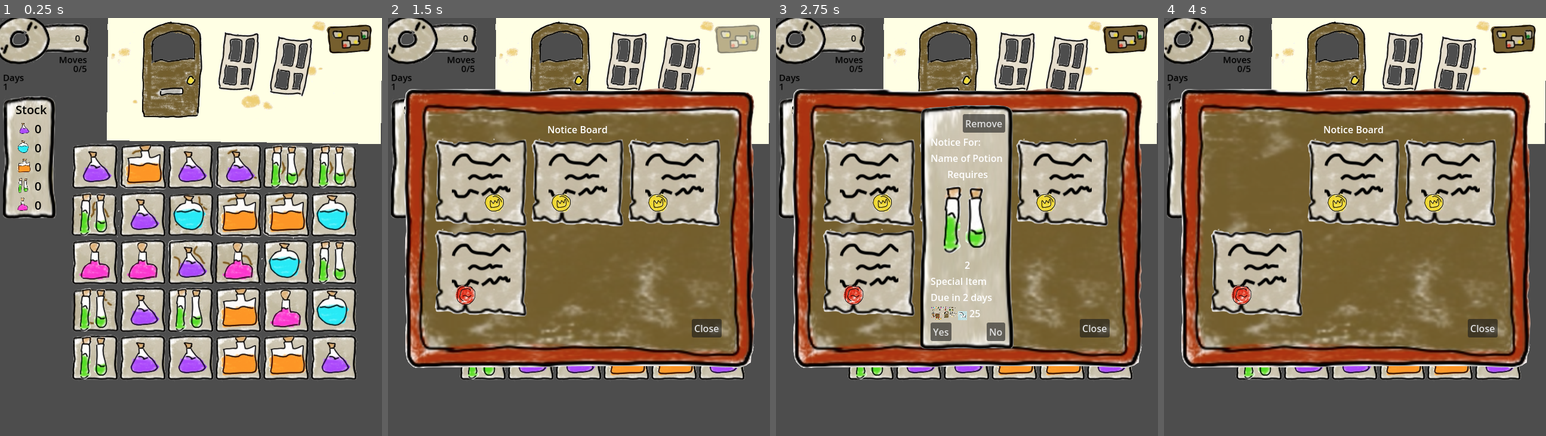
Above: before the commit, frames 1-4 (left to right).
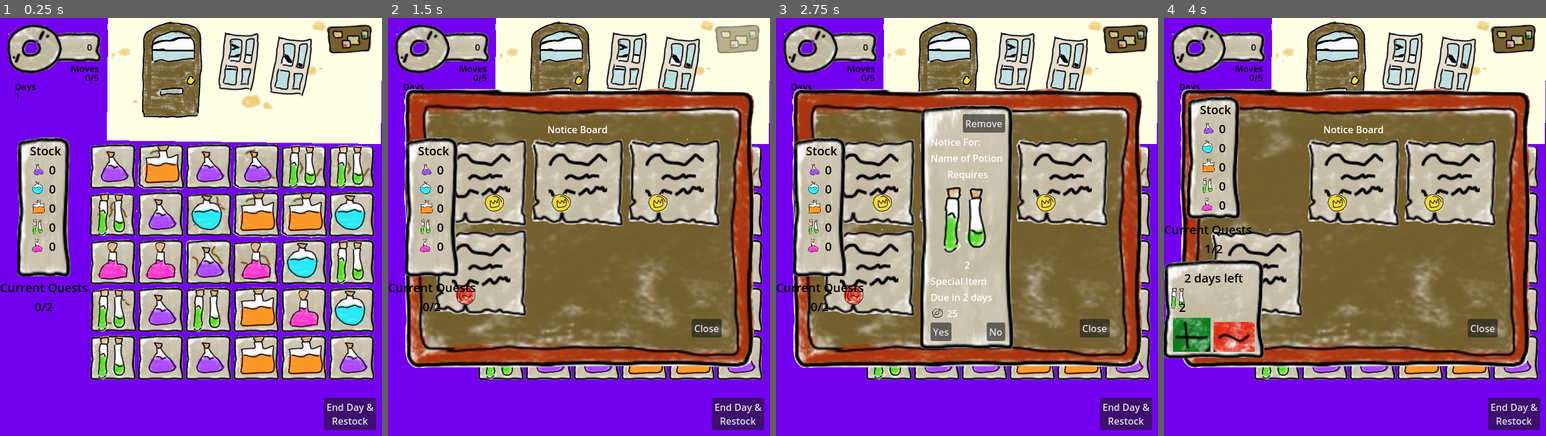
Above: after the commit, the same moments.

Repository: cncarey/PirateSoftwareJam15
Game: Godot game, scene res://Scenes/MainShop.tscn
Two runs of this game, one before a commit and one after it. Both use one fixed random seed, a clock stepped at 60 frames per second and the inputs below. Before the commit the project has no main scene; this scene is started directly in both runs.
Inputs (mouse positions are in pixels of both pictures, inside the frame that each line leads up to):
- Up to frame 1 (0.25 s): no input
- Up to frame 2 (1.5 s): click (739, 415) at 0.5 s, where only the run after the commit has a clickable "End Day & Restock"; click (735, 38) at 1.25 s
- Up to frame 3 (2.75 s): click (867, 181) at 2.02 s
- Up to frame 4 (4 s): click "Remove" at 2.75 s; click "Yes" at 3.5 s

The runs differ from the first frame. In frame 1, 69% of the frame differs, in the area x 0-100%, y 0-100%; in frame 2, 31%; in frame 3, 31%; in frame 4, 35%.

Commit message:
#5 display added quests and payout quest when they are complete
#5 display added quests and payout quest when they are complete

Diff:
--- /dev/null
+++ b/Effects/Shanders/shine.gdshader
@@ -0,0 +1,29 @@
+shader_type canvas_item;
+
+// --- Includes --- //
+//#include "res://shaders/includes/generic_functions.gdshaderinc"
+
+// --- Uniforms --- //
+uniform vec4 shine_color: source_color = vec4(1.0, 1.0, 1.0, 0.25);
+
+uniform float line_width: hint_range(0.0, 2.0, 0.01) = 0.1;
+uniform float angle: hint_range(0.0, 6.28318530718, 0.1308996939) = 0.785398163397;
+
+uniform float speed: hint_range(0.0, 10.0, 0.1) = 1.0;
+uniform float wait_cycles: hint_range(0.0, 10.0, 0.1) = 1.0;
+uniform bool start = false;
+// --- Functions --- //
+vec2 rotate_precalculated(vec2 _pos, float _sine, float _cosine) {
+	return vec2(_pos.x * _cosine + _pos.y * -_sine, _pos.x * _sine + _pos.y * _cosine);
+}
+
+void fragment() {
+	if (start){
+		float sine = sin(angle);
+		float cosine = cos(angle);
+		float len = 1.5 - max(abs(sine), abs(cosine)) + line_width;
+		float line = smoothstep(-line_width, line_width,
+				rotate_precalculated((UV - vec2(0.5)), sine, cosine).y - mod(TIME * speed, (len * 2.0) * wait_cycles) + len);
+		COLOR.rgb += shine_color.rgb * shine_color.a * vec3(line * (1.0 - line) * 4.0);
+	}
+}
--- a/QuestManager.gd
+++ b/QuestManager.gd
@@ -47,8 +47,8 @@
 
 signal questMaxCount_changed(q)
 signal maxBoardCount_changed(b)
-signal quests_changed(q)
-signal QuestAccepted()
+signal quests_changed(qs)
+signal QuestAccepted(q, c)
 signal QuestClosed()
 signal QuestReplaced()
 
@@ -58,9 +58,9 @@
 
 func addQuest(q) -> bool:
 	if canAddQuest():
+		q["accepted"] = true
 		quests.append(q)
-		QuestAccepted.emit()
-		print(quests)
+		QuestAccepted.emit(q, quests.size())
 		return true
 	else:
 		return false
@@ -71,12 +71,12 @@
 
 func completeQuest(q):
 	#add to the players coins
+	Global.coins += q["coins"]
 	removeQuest(q)
-	pass
 
 func removeQuest(q):
 	quests.erase(q)
-	pass
+	quests_changed.emit(quests)
 
 func updateQuestDays():
 	for i in quests:
@@ -87,7 +87,9 @@
 				i["curDay"] = 1
 	var to_remove = quests.filter(filterLate)
 	for j in to_remove:
-		removeQuest(j)
+		quests.erase(j)
+
+	quests_changed.emit(quests)
 
 func filterLate(q):
 	if "curDay" in q && "days" in q:
@@ -107,10 +109,10 @@
 		elif Global.coins > 1500:
 			requiredPotions = pick_rand_number(range(5), randi_range(1,4))
 			quest["coins"]= calcCost(requiredPotions, 65)
-		elif Global.coins > 1000:
+		elif Global.coins > 700:
 			requiredPotions = pick_rand_number(range(5), randi_range(1,3))
 			quest["coins"]= calcCost(requiredPotions, 50)
-		elif Global.coins > 500:
+		elif Global.coins > 200:
 			requiredPotions = pick_rand_number(range(5), randi_range(1,2))
 			quest["coins"]= calcCost(requiredPotions, 35)
 		else:
@@ -118,6 +120,7 @@
 			quest["coins"]= calcCost(requiredPotions, 25)
 
 		quest["days"] =  randi_range(2,10)
+		quest["daysLeft"] = quest["days"]
 		quest["sealPosition"] = randi_range(0, 2)
 		quest["sealColor"] = randi_range(0, 2)
 		#show the reqs potions
@@ -131,10 +134,8 @@
 		#TODO determine if we need special items
 		todaysQuests.append(quest)
 
-
 func calcCost(ingrediants: Array, price: int):
 	return ingrediants.size() * price
-	pass
 
 func pick_rand_number(list: Array, amount: int) -> Array:
 	randomize()
--- a/Scenes/MainShop.tscn
+++ b/Scenes/MainShop.tscn
@@ -6,6 +6,11 @@
 [ext_resource type="PackedScene" uid="uid://ccaa434x3bi5y" path="res://UI/coin_ui.tscn" id="3_8k7vs"]
 [ext_resource type="Texture2D" uid="uid://q7lgopk72l3c" path="res://Assets/alchemyArt.png" id="4_jjg36"]
 [ext_resource type="PackedScene" uid="uid://baje1fv4yqxy5" path="res://UI/notice_board_button.tscn" id="5_2w8ck"]
+[ext_resource type="PackedScene" uid="uid://cb78fq8fn1mh4" path="res://UI/quests_ui.tscn" id="7_xfug3"]
+
+[sub_resource type="AtlasTexture" id="AtlasTexture_futqo"]
+atlas = ExtResource("4_jjg36")
+region = Rect2(1932.6, 333.14, 621, 624)
 
 [sub_resource type="AtlasTexture" id="AtlasTexture_pbmwt"]
 atlas = ExtResource("4_jjg36")
@@ -14,11 +19,21 @@
 [node name="MainShop" type="Node2D"]
 script = ExtResource("1_1y7xo")
 
+[node name="ColorRect" type="ColorRect" parent="."]
+anchors_preset = 15
+anchor_right = 1.0
+anchor_bottom = 1.0
+offset_right = 640.0
+offset_bottom = 700.0
+grow_horizontal = 2
+grow_vertical = 2
+color = Color(0.449129, 0.00249202, 0.93435, 1)
+
 [node name="grid" type="Node2D" parent="."]
 script = ExtResource("1_8rfly")
 width = 6
 height = 5
-xStart = 160
+xStart = 190
 yStart = 570
 xOffset = 80
 yOffeset = 80
@@ -26,25 +41,28 @@
 [node name="CanvasLayer" type="CanvasLayer" parent="."]
 
 [node name="CoinUI" parent="CanvasLayer" instance=ExtResource("3_8k7vs")]
-offset_left = 5.0
-offset_top = 5.0
-offset_right = 40.0
-offset_bottom = 40.0
+offset_left = 25.0
+offset_top = 20.0
+offset_right = 60.0
+offset_bottom = 55.0
 
 [node name="MarginContainer" type="MarginContainer" parent="CanvasLayer"]
-offset_right = 40.0
-offset_bottom = 40.0
-theme_override_constants/margin_left = 5
-theme_override_constants/margin_top = 5
+anchors_preset = 3
+anchor_left = 1.0
+anchor_top = 1.0
+anchor_right = 1.0
+anchor_bottom = 1.0
+offset_left = -92.0
+offset_top = -59.0
+grow_horizontal = 0
+grow_vertical = 0
+theme_override_constants/margin_right = 10
+theme_override_constants/margin_bottom = 10
 
-[node name="StockUI" parent="CanvasLayer" instance=ExtResource("1_xwje5")]
-offset_left = 5.0
-offset_top = 5.0
-offset_right = 94.0
-offset_bottom = 307.0
-size_flags_horizontal = 4
-size_flags_vertical = 3
-theme_override_constants/margin_top = 125
+[node name="Button" type="Button" parent="CanvasLayer/MarginContainer"]
+layout_mode = 2
+text = "End Day &
+Restock"
 
 [node name="CenterContainer" type="CenterContainer" parent="CanvasLayer"]
 anchors_preset = 15
@@ -54,6 +72,32 @@
 grow_vertical = 2
 
 [node name="NoticeBoardButton" parent="CanvasLayer" instance=ExtResource("5_2w8ck")]
+
+[node name="ParallaxBackground" type="ParallaxBackground" parent="CanvasLayer"]
+
+[node name="ParallaxLayer" type="ParallaxLayer" parent="CanvasLayer/ParallaxBackground"]
+
+[node name="VBoxContainer" type="VBoxContainer" parent="CanvasLayer"]
+anchors_preset = 4
+anchor_top = 0.5
+anchor_bottom = 0.5
+offset_top = -151.0
+offset_right = 89.0
+offset_bottom = 151.0
+grow_vertical = 2
+
+[node name="StockUI" parent="CanvasLayer/VBoxContainer" instance=ExtResource("1_xwje5")]
+layout_mode = 2
+size_flags_horizontal = 4
+size_flags_vertical = 3
+
+[node name="QuestsUI" parent="CanvasLayer/VBoxContainer" instance=ExtResource("7_xfug3")]
+layout_mode = 2
+
+[node name="Clouds" type="Sprite2D" parent="."]
+position = Vector2(383, 70)
+scale = Vector2(0.518519, 0.170873)
+texture = SubResource("AtlasTexture_futqo")
 
 [node name="Polygon2D" type="Polygon2D" parent="."]
 position = Vector2(-4, -2)
--- a/UI/notice_board.gd
+++ b/UI/notice_board.gd
@@ -1,7 +1,7 @@
 extends MarginContainer
 
 var noticeItem = preload("res://UI/notice_board_item.tscn")
-var potionNotice = preload("res://UI/potion_notice.tscn")
+
 @onready var grid_container = $MarginContainer/VBoxContainer/GridContainer
 
 signal closeNoticeBoard()
@@ -43,6 +43,5 @@
 	if q.has("accepted"): return
 
 	currentOpenNotice = selected
-	q["accepted"] = true
 	noticeBoardSelected.emit(selected, q)
 	pass
--- a/UI/potion_notice.tscn
+++ b/UI/potion_notice.tscn
@@ -29,6 +29,7 @@
 
 [sub_resource type="AtlasTexture" id="AtlasTexture_pufue"]
 atlas = ExtResource("1_f7ras")
+region = Rect2(1278, 0, 160, 160)
 
 [node name="PotionNotice" type="MarginContainer"]
 offset_right = 125.0
--- /dev/null
+++ b/UI/quest_item.gd
@@ -0,0 +1,117 @@
+extends MarginContainer
+
+@onready var days_left = %DaysLeft
+@onready var purple_container = %PurpleContainer
+@onready var purple_icon = %PurpleIcon
+@onready var purple_count = %PurpleCount
+@onready var blue_container = %BlueContainer
+@onready var blue_icon = %BlueIcon
+@onready var blue_count = %BlueCount
+@onready var orange_container = %OrangeContainer
+@onready var orange_icon = %OrangeIcon
+@onready var orange_count = %OrangeCount
+@onready var green_container = %GreenContainer
+@onready var green_icon = %GreenIcon
+@onready var green_count = %GreenCount
+@onready var pink_container = %PinkContainer
+@onready var pink_icon = %PinkIcon
+@onready var pink_count = %PinkCount
+
+var quest = {}
+# Called when the node enters the scene tree for the first time.
+func _ready():
+	days_left.text = str(quest["daysLeft"])+" days left"
+
+	#show the reqs potions
+	if quest.has(0):
+		purple_container.show()
+		purple_count.text = str(quest[0])
+	if quest.has(1):
+		blue_container.show()
+		blue_count.text = str(quest[1])
+	if quest.has(2):
+		orange_container.show()
+		orange_count.text = str(quest[2])
+	if quest.has(3):
+		green_container.show()
+		green_count.text = str(quest[3])
+	if quest.has(4):
+		pink_container.show()
+		pink_count.text = str(quest[4])
+
+	onPurpleChange(Global.purple)
+	onBlueChange(Global.blue)
+	onOrangeChange(Global.orange)
+	onGreenChange(Global.green)
+	onPinkChange(Global.pink)
+
+	Global.purple_changed.connect(onPurpleChange)
+	Global.blue_changed.connect(onBlueChange)
+	Global.orange_changed.connect(onOrangeChange)
+	Global.green_changed.connect(onGreenChange)
+	Global.pink_changed.connect(onPinkChange)
+
+func onComplete():
+	#TODO verify that you have the materials
+	#	remove from the stock
+	var hasAllReq = true
+	#TODO shake the ones that turn it false
+	if quest.has(0):
+		if Global.purple < quest[0]:
+			hasAllReq = false
+	if quest.has(1):
+		if Global.blue < quest[1]:
+			hasAllReq = false
+	if quest.has(2):
+		if Global.orange < quest[2]:
+			hasAllReq = false
+	if quest.has(3):
+		if Global.green < quest[3]:
+			hasAllReq = false
+	if quest.has(4):
+		if Global.pink < quest[4]:
+			hasAllReq = false
+
+	if hasAllReq:
+		if quest.has(0):
+			Global.tryTakePurple(quest[0])
+		if quest.has(1):
+			Global.tryTakeBlue(quest[1])
+		if quest.has(2):
+			Global.tryTakeOrange(quest[2])
+		if quest.has(3):
+			Global.tryTakeGreen(quest[3])
+		if quest.has(4):
+			Global.tryTakePink(quest[4])
+		QuestManager.completeQuest(quest)
+		queue_free()
+	pass
+
+func onRemove():
+	QuestManager.removeQuest(quest)
+	queue_free()
+
+func onPurpleChange(count):
+	if quest.has(0):
+		if count >= quest[0]:
+			purple_icon.material.set_shader_parameter("start", true)
+
+func onBlueChange(count):
+	if quest.has(1):
+		if count >= quest[1]:
+			blue_icon.material.set_shader_parameter("start", true)
+
+func onOrangeChange(count):
+	if quest.has(2):
+		if count >= quest[2]:
+			orange_icon.material.set_shader_parameter("start", true)
+
+func onGreenChange(count):
+	if quest.has(3):
+		if count >= quest[3]:
+			green_icon.material.set_shader_parameter("start", true)
+
+func onPinkChange(count):
+	if quest.has(4):
+		if count >= quest[4]:
+			pink_icon.material.set_shader_parameter("start", true)
--- /dev/null
+++ b/UI/quest_item.tscn
@@ -0,0 +1,243 @@
+[gd_scene load_steps=18 format=3 uid="uid://83sn8xoxtvx5"]
+
+[ext_resource type="Texture2D" uid="uid://q7lgopk72l3c" path="res://Assets/alchemyArt.png" id="1_7hwbw"]
+[ext_resource type="Script" path="res://UI/quest_item.gd" id="1_fevqc"]
+[ext_resource type="LabelSettings" uid="uid://c5g4525m0w8a7" path="res://Assets/Fonts/default_label.tres" id="2_51r6n"]
+[ext_resource type="Shader" path="res://Effects/Shanders/shine.gdshader" id="4_kah31"]
+
+[sub_resource type="AtlasTexture" id="AtlasTexture_f1c1u"]
+atlas = ExtResource("1_7hwbw")
+region = Rect2(803, 162, 152, 150)
+
+[sub_resource type="ShaderMaterial" id="ShaderMaterial_iyn3x"]
+resource_local_to_scene = true
+shader = ExtResource("4_kah31")
+shader_parameter/shine_color = Color(1, 1, 1, 0.25)
+shader_parameter/line_width = 0.05
+shader_parameter/angle = 4.18879
+shader_parameter/speed = 0.8
+shader_parameter/wait_cycles = 1.0
+shader_parameter/start = false
+
+[sub_resource type="AtlasTexture" id="AtlasTexture_boat6"]
+atlas = ExtResource("1_7hwbw")
+region = Rect2(0, 0, 160, 160)
+
+[sub_resource type="ShaderMaterial" id="ShaderMaterial_cc66u"]
+resource_local_to_scene = true
+shader = ExtResource("4_kah31")
+shader_parameter/shine_color = Color(1, 1, 1, 0.25)
+shader_parameter/line_width = 0.05
+shader_parameter/angle = 4.18879
+shader_parameter/speed = 0.8
+shader_parameter/wait_cycles = 1.0
+shader_parameter/start = false
+
+[sub_resource type="AtlasTexture" id="AtlasTexture_v2ssr"]
+atlas = ExtResource("1_7hwbw")
+region = Rect2(160, 0, 160, 160)
+
+[sub_resource type="ShaderMaterial" id="ShaderMaterial_jopcc"]
+resource_local_to_scene = true
+shader = ExtResource("4_kah31")
+shader_parameter/shine_color = Color(1, 1, 1, 0.25)
+shader_parameter/line_width = 0.05
+shader_parameter/angle = 4.18879
+shader_parameter/speed = 0.8
+shader_parameter/wait_cycles = 1.0
+shader_parameter/start = false
+
+[sub_resource type="AtlasTexture" id="AtlasTexture_pq704"]
+atlas = ExtResource("1_7hwbw")
+region = Rect2(320, 0, 160, 160)
+
+[sub_resource type="ShaderMaterial" id="ShaderMaterial_byol7"]
+resource_local_to_scene = true
+shader = ExtResource("4_kah31")
+shader_parameter/shine_color = Color(1, 1, 1, 0.25)
+shader_parameter/line_width = 0.05
+shader_parameter/angle = 4.18879
+shader_parameter/speed = 0.8
+shader_parameter/wait_cycles = 1.0
+shader_parameter/start = false
+
+[sub_resource type="AtlasTexture" id="AtlasTexture_uy7ix"]
+atlas = ExtResource("1_7hwbw")
+region = Rect2(480, 0, 160, 160)
+
+[sub_resource type="ShaderMaterial" id="ShaderMaterial_hktxp"]
+resource_local_to_scene = true
+shader = ExtResource("4_kah31")
+shader_parameter/shine_color = Color(1, 1, 1, 0.25)
+shader_parameter/line_width = 0.05
+shader_parameter/angle = 4.18879
+shader_parameter/speed = 0.8
+shader_parameter/wait_cycles = 1.0
+shader_parameter/start = false
+
+[sub_resource type="AtlasTexture" id="AtlasTexture_4yliy"]
+atlas = ExtResource("1_7hwbw")
+region = Rect2(650, 0, 160, 160)
+
+[sub_resource type="AtlasTexture" id="AtlasTexture_gwl7b"]
+atlas = ExtResource("1_7hwbw")
+region = Rect2(1330, 209, 63, 57)
+
+[sub_resource type="AtlasTexture" id="AtlasTexture_jl1ie"]
+atlas = ExtResource("1_7hwbw")
+region = Rect2(1027, 221, 69, 50)
+
+[node name="QuestItem" type="MarginContainer"]
+script = ExtResource("1_fevqc")
+
+[node name="NinePatchRect" type="NinePatchRect" parent="."]
+layout_mode = 2
+texture = SubResource("AtlasTexture_f1c1u")
+patch_margin_left = 12
+patch_margin_top = 14
+patch_margin_right = 14
+patch_margin_bottom = 11
+
+[node name="MarginContainer" type="MarginContainer" parent="."]
+layout_mode = 2
+theme_override_constants/margin_left = 15
+theme_override_constants/margin_top = 14
+theme_override_constants/margin_right = 16
+theme_override_constants/margin_bottom = 11
+
+[node name="VBoxContainer" type="VBoxContainer" parent="MarginContainer"]
+layout_mode = 2
+
+[node name="MarginContainer2" type="MarginContainer" parent="MarginContainer/VBoxContainer"]
+layout_mode = 2
+theme_override_constants/margin_top = 3
+theme_override_constants/margin_bottom = 7
+
+[node name="DaysLeft" type="Label" parent="MarginContainer/VBoxContainer/MarginContainer2"]
+unique_name_in_owner = true
+layout_mode = 2
+text = "x Days Left"
+label_settings = ExtResource("2_51r6n")
+horizontal_alignment = 1
+
+[node name="MarginContainer" type="MarginContainer" parent="MarginContainer/VBoxContainer"]
+layout_mode = 2
+theme_override_constants/margin_left = 10
+theme_override_constants/margin_top = 10
+
+[node name="HBoxContainer" type="HBoxContainer" parent="MarginContainer/VBoxContainer/MarginContainer"]
+layout_mode = 2
+theme_override_constants/separation = 15
+
+[node name="PurpleContainer" type="VBoxContainer" parent="MarginContainer/VBoxContainer/MarginContainer/HBoxContainer"]
+unique_name_in_owner = true
+visible = false
+layout_mode = 2
+size_flags_horizontal = 3
+
+[node name="PurpleIcon" type="Sprite2D" parent="MarginContainer/VBoxContainer/MarginContainer/HBoxContainer/PurpleContainer"]
+unique_name_in_owner = true
+material = SubResource("ShaderMaterial_iyn3x")
+scale = Vector2(0.25, 0.25)
+texture = SubResource("AtlasTexture_boat6")
+
+[node name="PurpleCount" type="Label" parent="MarginContainer/VBoxContainer/MarginContainer/HBoxContainer/PurpleContainer"]
+unique_name_in_owner = true
+layout_mode = 2
+size_flags_vertical = 1
+text = "0"
+label_settings = ExtResource("2_51r6n")
+
+[node name="BlueContainer" type="VBoxContainer" parent="MarginContainer/VBoxContainer/MarginContainer/HBoxContainer"]
+unique_name_in_owner = true
+visible = false
+layout_mode = 2
+size_flags_horizontal = 3
+
+[node name="BlueIcon" type="Sprite2D" parent="MarginContainer/VBoxContainer/MarginContainer/HBoxContainer/BlueContainer"]
+unique_name_in_owner = true
+material = SubResource("ShaderMaterial_cc66u")
+scale = Vector2(0.25, 0.25)
+texture = SubResource("AtlasTexture_v2ssr")
+
+[node name="BlueCount" type="Label" parent="MarginContainer/VBoxContainer/MarginContainer/HBoxContainer/BlueContainer"]
+unique_name_in_owner = true
+layout_mode = 2
+text = "0"
+label_settings = ExtResource("2_51r6n")
+
+[node name="OrangeContainer" type="VBoxContainer" parent="MarginContainer/VBoxContainer/MarginContainer/HBoxContainer"]
+unique_name_in_owner = true
+visible = false
+layout_mode = 2
+size_flags_horizontal = 3
+
+[node name="OrangeIcon" type="Sprite2D" parent="MarginContainer/VBoxContainer/MarginContainer/HBoxContainer/OrangeContainer"]
+unique_name_in_owner = true
+material = SubResource("ShaderMaterial_jopcc")
+scale = Vector2(0.25, 0.25)
+texture = SubResource("AtlasTexture_pq704")
+
+[node name="OrangeCount" type="Label" parent="MarginContainer/VBoxContainer/MarginContainer/HBoxContainer/OrangeContainer"]
+unique_name_in_owner = true
+layout_mode = 2
+text = "0"
+label_settings = ExtResource("2_51r6n")
+
+[node name="GreenContainer" type="VBoxContainer" parent="MarginContainer/VBoxContainer/MarginContainer/HBoxContainer"]
+unique_name_in_owner = true
+visible = false
+layout_mode = 2
+size_flags_horizontal = 3
+
+[node name="GreenIcon" type="Sprite2D" parent="MarginContainer/VBoxContainer/MarginContainer/HBoxContainer/GreenContainer"]
+unique_name_in_owner = true
+material = SubResource("ShaderMaterial_byol7")
+scale = Vector2(0.25, 0.25)
+texture = SubResource("AtlasTexture_uy7ix")
+
+[node name="GreenCount" type="Label" parent="MarginContainer/VBoxContainer/MarginContainer/HBoxContainer/GreenContainer"]
+unique_name_in_owner = true
+layout_mode = 2
+text = "0"
+label_settings = ExtResource("2_51r6n")
+
+[node name="PinkContainer" type="VBoxContainer" parent="MarginContainer/VBoxContainer/MarginContainer/HBoxContainer"]
+unique_name_in_owner = true
+visible = false
+layout_mode = 2
+size_flags_horizontal = 3
+
+[node name="PinkIcon" type="Sprite2D" parent="MarginContainer/VBoxContainer/MarginContainer/HBoxContainer/PinkContainer"]
+unique_name_in_owner = true
+material = SubResource("ShaderMaterial_hktxp")
+scale = Vector2(0.25, 0.25)
+texture = SubResource("AtlasTexture_4yliy")
+
+[node name="PinkCount" type="Label" parent="MarginContainer/VBoxContainer/MarginContainer/HBoxContainer/PinkContainer"]
+unique_name_in_owner = true
+layout_mode = 2
+text = "0"
+label_settings = ExtResource("2_51r6n")
+
+[node name="HBoxContainer" type="HBoxContainer" parent="MarginContainer/VBoxContainer"]
+layout_mode = 2
+size_flags_vertical = 4
+theme_override_constants/separation = 5
+
+[node name="CompleteButton" type="TextureButton" parent="MarginContainer/VBoxContainer/HBoxContainer"]
+layout_mode = 2
+size_flags_horizontal = 8
+size_flags_vertical = 8
+texture_normal = SubResource("AtlasTexture_gwl7b")
+stretch_mode = 0
+
+[node name="RemoveButton" type="TextureButton" parent="MarginContainer/VBoxContainer/HBoxContainer"]
+layout_mode = 2
+size_flags_horizontal = 8
+size_flags_vertical = 8
+texture_normal = SubResource("AtlasTexture_jl1ie")
+stretch_mode = 0
+
+[connection signal="pressed" from="MarginContainer/VBoxContainer/HBoxContainer/CompleteButton" to="." method="onComplete"]
+[connection signal="pressed" from="MarginContainer/VBoxContainer/HBoxContainer/RemoveButton" to="." method="onRemove"]
--- /dev/null
+++ b/UI/quests_ui.gd
@@ -0,0 +1,36 @@
+extends MarginContainer
+
+var QuestItem = preload("res://UI/quest_item.tscn")
+
+@onready var quest_count = %QuestCount
+@onready var grid_container = %GridContainer
+
+# Called when the node enters the scene tree for the first time.
+func _ready():
+	QuestManager.QuestAccepted.connect(addQuest)
+	QuestManager.quests_changed.connect(updateAllQuests)
+	pass # Replace with function body.
+
+func addQuest(q, questCount):
+	quest_count.text = str(questCount) + "/" + str(QuestManager.questMaxCount)
+	var qi = QuestItem.instantiate()
+	qi.quest = q
+	grid_container.add_child(qi)
+	pass
+
+func updateAllQuests(quests):
+
+	quest_count.text = str(quests.size()) + "/" + str(QuestManager.questMaxCount)
+	for gc in grid_container.get_children():
+		grid_container.remove_child(gc)
+		gc.queue_free()
+
+	for q in quests:
+		var qi = QuestItem.instantiate()
+		qi.quest = q
+		grid_container.add_child(qi)
+	pass
+
+# Called every frame. 'delta' is the elapsed time since the previous frame.
+func _process(delta):
+	pass
--- /dev/null
+++ b/UI/quests_ui.tscn
@@ -0,0 +1,34 @@
+[gd_scene load_steps=3 format=3 uid="uid://cb78fq8fn1mh4"]
+
+[ext_resource type="Script" path="res://UI/quests_ui.gd" id="1_ivjn3"]
+[ext_resource type="LabelSettings" uid="uid://c5g4525m0w8a7" path="res://Assets/Fonts/default_label.tres" id="2_m0abw"]
+
+[node name="QuestsUI" type="MarginContainer"]
+offset_right = 40.0
+offset_bottom = 40.0
+script = ExtResource("1_ivjn3")
+
+[node name="NinePatchRect" type="NinePatchRect" parent="."]
+layout_mode = 2
+
+[node name="MarginContainer" type="MarginContainer" parent="."]
+layout_mode = 2
+
+[node name="VBoxContainer" type="VBoxContainer" parent="MarginContainer"]
+layout_mode = 2
+
+[node name="curQuests" type="Label" parent="MarginContainer/VBoxContainer"]
+layout_mode = 2
+text = "Current Quests"
+label_settings = ExtResource("2_m0abw")
+
+[node name="QuestCount" type="Label" parent="MarginContainer/VBoxContainer"]
+unique_name_in_owner = true
+layout_mode = 2
+text = "0/2"
+label_settings = ExtResource("2_m0abw")
+horizontal_alignment = 1
+
+[node name="GridContainer" type="GridContainer" parent="MarginContainer/VBoxContainer"]
+unique_name_in_owner = true
+layout_mode = 2
--- a/project.godot
+++ b/project.godot
@@ -11,6 +11,7 @@
 [application]
 
 config/name="PirateSoftwareJam15"
+run/main_scene="res://Scenes/MainShop.tscn"
 config/features=PackedStringArray("4.2", "GL Compatibility")
 config/icon="res://icon.svg"
 
Not shown: 1 places in Scenes/MainShop.tscn that only renumber resources
